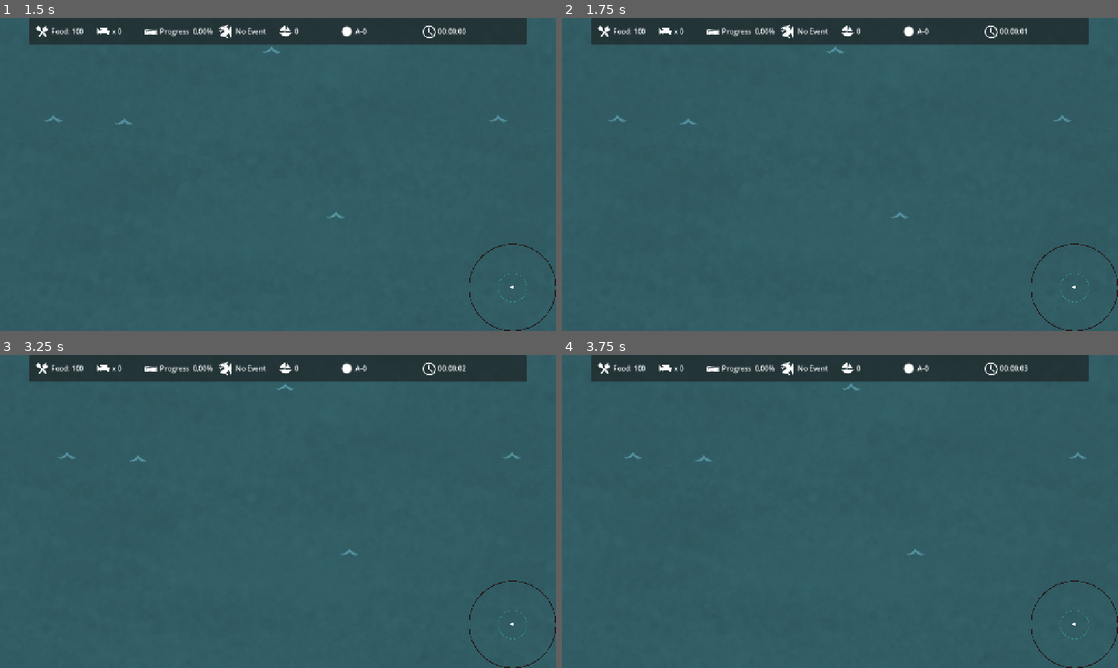
Above: before the commit, frames 1-4 (two rows, left to right).
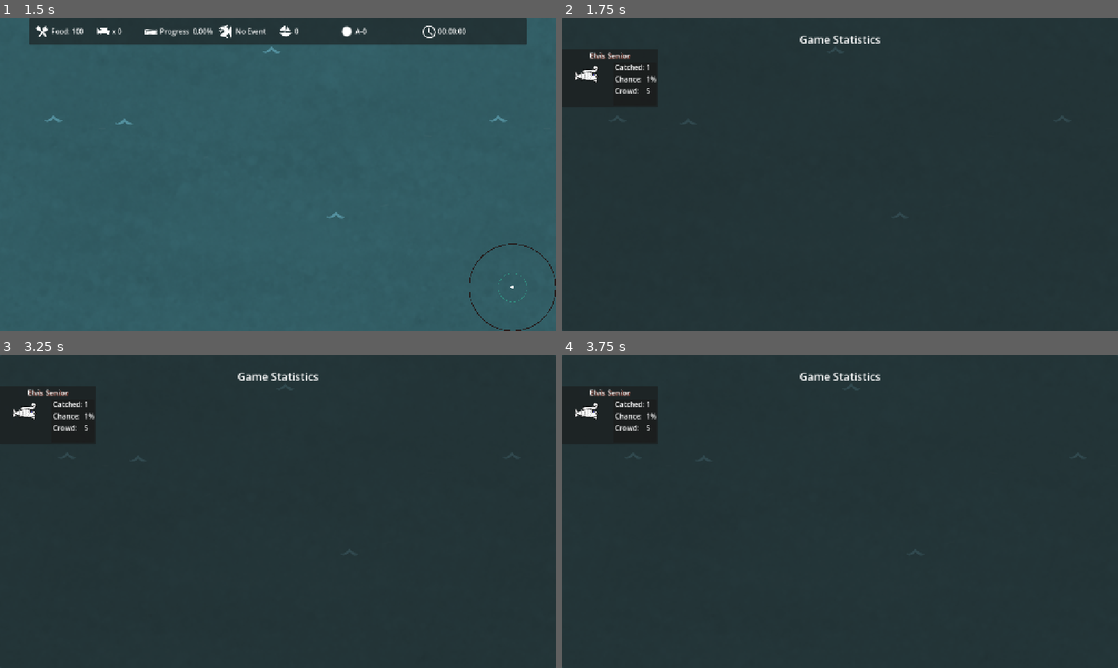
Above: after the commit, the same moments.

Repository: chocolandTV/endless_ocean
Game: Godot game, scene res://scenes/Main.tscn
Same seed, same stepped clock (60 frames per second), same inputs: the game is played once before the commit and once after it.
Inputs:
- Up to frame 1 (1.5 s): click "Start Game" at 0.5 s; hold Right (ui_right) from 1.28 s (still down); hold Space (fishing) from 1.28 s (still down)
- Up to frame 2 (1.75 s): keep holding Right (ui_right); keep holding Space (fishing); tap Tab (statistics, bound only after the commit) at 1.55 s
- Up to frame 3 (3.25 s): tap Enter at 2 s; release Right (ui_right) at 2.03 s; release Space (fishing) at 2.03 s; hold Down (ui_down) 2.03-2.78 s; tap Tab (statistics, bound only after the commit) at 2.1, 3.05 s; tap Space (fishing) at 2.3 s; hold Right (ui_right) from 2.78 s (still down); hold Space (fishing) from 2.78 s (still down)
- Up to frame 4 (3.75 s): release Right (ui_right) at 3.53 s; release Space (fishing) at 3.53 s; hold Up (ui_up) from 3.53 s (still down); tap G (horn) at 3.6 s

Frame 1 is identical in both runs. In frame 2, 93% of the frame differs, in the area x 0-100%, y 0-100%; in frame 3, 93%; in frame 4, 93%.
Error before the commit: Cannot call method 'close' on a null value. (res://scripts/persistent_data.gd:56)
Error after the commit: Invalid access to property or key 'global_position' on a base object of type 'Nil'. (res://scripts/GameState.gd:171)

Commit message:
fish_dex_started

Diff:
--- a/project.godot
+++ b/project.godot
@@ -94,6 +94,11 @@
 , Object(InputEventKey,"resource_local_to_scene":false,"resource_name":"","device":-1,"window_id":0,"alt_pressed":false …(183 unchanged characters)…
 ]
 }
+statistics={
+"deadzone": 0.2,
+"events": [Object(InputEventKey,"resource_local_to_scene":false,"resource_name":"","device":-1,"window_id":0,"alt_pressed":false,"shift_pressed":false,"ctrl_pressed":false,"meta_pressed":false,"pressed":false,"keycode":0,"physical_keycode":4194306,"key_label":0,"unicode":0,"location":0,"echo":false,"script":null)
+]
+}
 
 [layer_names]
 
--- a/scenes/game_scene.tscn
+++ b/scenes/game_scene.tscn
@@ -11,11 +11,11 @@
 [ext_resource type="PackedScene" uid="uid://dvkb5hh7x72vy" path="res://scenes/hud.tscn" id="5_tcjrq"]
 [ext_resource type="Script" uid="uid://dsuyarut6afql" path="res://scripts/endemic_spawner.gd" id="7_tcjrq"]
 [ext_resource type="PackedScene" uid="uid://njxyv0hg7jr3" path="res://scenes/camera_2d.tscn" id="10_mw25s"]
+[ext_resource type="PackedScene" uid="uid://bt4cunp4g0obe" path="res://ui/fish_dex.tscn" id="12_rvs2r"]
 
 [node name="Game_Scene" type="Node2D" unique_id=1318297918]
 script = ExtResource("1_vooo2")
 is_server = false
-testing_local = false
 
 [node name="GameState_Manager" parent="." unique_id=1698828128 node_paths=PackedStringArray("canvas_layer", "sonar_radar") instance=ExtResource("2_mw25s")]
 process_mode = 3
@@ -46,8 +46,11 @@
 
 [node name="Camera2D" parent="." unique_id=100985078 instance=ExtResource("10_mw25s")]
 
-[node name="CanvasLayer" type="CanvasLayer" parent="." unique_id=608729439]
+[node name="CanvasLayer" type="CanvasLayer" parent="." unique_id=608729439 node_paths=PackedStringArray("statistic_menu", "hud_menu", "sonar_menu")]
 script = ExtResource("3_dgsfn")
+statistic_menu = NodePath("Fish_Dex")
+hud_menu = NodePath("HUD")
+sonar_menu = NodePath("Sonar_Radar")
 
 [node name="HUD" parent="CanvasLayer" unique_id=2053066265 node_paths=PackedStringArray("camera") instance=ExtResource("5_tcjrq")]
 mouse_filter = 1
@@ -65,3 +68,6 @@
 grow_horizontal = 0
 grow_vertical = 0
 mouse_filter = 1
+
+[node name="Fish_Dex" parent="CanvasLayer" unique_id=672391781 instance=ExtResource("12_rvs2r")]
+visible = false
--- a/scripts/GameState.gd
+++ b/scripts/GameState.gd
@@ -3,13 +3,14 @@
 ## THIS SCRIPT HANDLES GAMESTATE AND ALL NETWORK REQUEST AND RECEIVES
 # signals
 signal minigame_finished(_result : bool, fish_count : int, time : float)
-
+signal stats_enabled(_value : bool)
 enum GAME_STATE {
     MENU = 0,
     OVERWORLD = 1,
     FISHING = 2,
     BOSS = 3,
-    PAUSED = 4
+    PAUSED = 4,
+    STATS = 5
 }
 @export var canvas_layer : CanvasLayer
 @export var minigame_scene : PackedScene
@@ -33,6 +34,7 @@
 var _is_paused : bool = false
 var _pending_fish_position : Vector2 = Vector2.ZERO
 var _has_pending_fish : bool = false
+var _is_statistic_enabled : bool = false
 #stats
 var stat_total_fish_catched : int = 0
 var stat_total_fish_escaped : int = 0
@@ -57,12 +59,35 @@
     Network.game_state_updated.connect(_on_network_state_updated)
 # input if fishing in overworld is pressed
 func _physics_process(_delta: float) -> void:
-    # handle fishing
-    if Input.is_action_just_pressed("fishing"):
-        on_fishing_button_pressed_in_overworld()
     #handle pause
     if Input.is_action_just_pressed("pause"):
         _pause_game()
+
+    if current_game_state == GAME_STATE.PAUSED:
+        return
+
+    #handle statistic
+    if Input.is_action_just_pressed("statistics"):
+        _is_statistic_enabled = !_is_statistic_enabled
+        _enable_statistic_menu(_is_statistic_enabled)
+
+    # handle fishing
+    if current_game_state == GAME_STATE.STATS:
+        return
+    if Input.is_action_just_pressed("fishing"):
+        on_fishing_button_pressed()
+
+func _enable_statistic_menu(_value: bool) ->void:
+    if current_game_state == GAME_STATE.STATS:
+            set_game_state(GAME_STATE.OVERWORLD)
+        #emit signal to ui
+            stats_enabled.emit(_value)
+    # works only in OVERWORLD
+    elif current_game_state == GAME_STATE.OVERWORLD:
+        if _value:
+            set_game_state(GAME_STATE.STATS)
+            stats_enabled.emit(_value)
+
 func _pause_game() ->void:
     _is_paused = !_is_paused
     if _is_paused:
@@ -94,6 +119,7 @@
     else:
         last_game_state = current_game_state
         current_game_state = GAME_STATE.BOSS
+
 func set_last_game_state() ->void:
     if last_game_state == current_game_state:
         print("error same gamestate")
@@ -103,6 +129,7 @@
     current_game_state = last_game_state
     last_game_state = _temp
     print("set last game_state")
+
 func set_game_state(_gamestate : GAME_STATE)->void:
     if current_game_state == _gamestate:
         return
@@ -130,7 +157,7 @@
 
 #### NETWORK
 #if fishing button is pressed in overworld ->request fishing to start
-func on_fishing_button_pressed_in_overworld() -> void:
+func on_fishing_button_pressed() -> void:
     ############### OVERWORLD STATE
     if current_game_state == GAME_STATE.OVERWORLD:
         if sonar_radar == null:
@@ -181,7 +208,8 @@
 
     _pending_fish_position = fishing_position
     _has_pending_fish = true
-    Network.request_start_fishing.rpc_id(1, fishing_position)
+    if current_game_state == GAME_STATE.OVERWORLD:
+        Network.request_start_fishing.rpc_id(1, fishing_position)
 
 
 #if fishing is finished request to get result
--- a/scripts/game_ui.gd
+++ b/scripts/game_ui.gd
@@ -1,6 +1,8 @@
 extends CanvasLayer
 class_name Game_UI
-
+@export var statistic_menu : Control
+@export var hud_menu : Control
+@export var sonar_menu : Control
 #global class
 static var instance : Game_UI =null
 
@@ -11,11 +13,16 @@
 # Called when the node enters the scene tree for the first time.
 func _ready() -> void:
 	instance  = self
+	Game_State_Manager.instance.stats_enabled.connect(_on_stats_enabled)
+#signal cast on
+func _on_stats_enabled(_bool : bool) ->void:
+	set_statistic_menu(_bool)
 
-
-# Called every frame. 'delta' is the elapsed time since the previous frame.
-func _process(_delta: float) -> void:
-	pass
+### right now without transition
+func set_statistic_menu(_bool : bool) ->void:
+	hud_menu.visible = !_bool
+	sonar_menu.visible  =!_bool
+	statistic_menu.visible = _bool
 
 func set_minigame_ui_instance(_control : Control) ->void:
 	minigame_ui =  _control
--- a/scripts/persistent_data.gd
+++ b/scripts/persistent_data.gd
@@ -53,8 +53,10 @@
     if _loaded_file:
         var _new_data = _loaded_file.get_var()
     #close fileaccess
-    _loaded_file.close()
-    print("Persistent_Data: Game loaded.")
+        _loaded_file.close()
+        print("Persistent_Data: Game loaded.")
+    else:
+        print("There is no Data to Load.")
 
 func reset_game_data() ->void:
     # save game with default settings
--- a/ui/fish_dex.tscn
+++ b/ui/fish_dex.tscn
@@ -1,4 +1,6 @@
 [gd_scene format=3 uid="uid://bt4cunp4g0obe"]
+
+[ext_resource type="PackedScene" uid="uid://dly0o6e4t1pqf" path="res://ui/fish_slot.tscn" id="1_tkcro"]
 
 [sub_resource type="StyleBoxEmpty" id="StyleBoxEmpty_477m3"]
 
@@ -32,9 +34,12 @@
 [node name="Label" type="Label" parent="PanelContainer/MarginContainer/VBoxContainer" unique_id=1195071549]
 layout_mode = 2
 theme_override_font_sizes/font_size = 25
-text = "Fishdex"
+text = "Game Statistics"
 horizontal_alignment = 1
 
 [node name="GridContainer" type="GridContainer" parent="PanelContainer/MarginContainer/VBoxContainer" unique_id=1854567464]
 layout_mode = 2
 columns = 6
+
+[node name="Fish_Slot" parent="PanelContainer/MarginContainer/VBoxContainer/GridContainer" unique_id=766944031 instance=ExtResource("1_tkcro")]
+layout_mode = 2
--- a/ui/fish_slot.tscn
+++ b/ui/fish_slot.tscn
@@ -67,7 +67,7 @@
 
 [node name="Label_Score" type="Label" parent="MarginContainer/VBoxContainer/Header/PanelContainer/MarginContainer/HBoxContainer/Description_and_Value" unique_id=935652769]
 layout_mode = 2
-text = "Score:"
+text = "Crowd:"
 
 [node name="Description_and_Value2" type="VBoxContainer" parent="MarginContainer/VBoxContainer/Header/PanelContainer/MarginContainer/HBoxContainer" unique_id=1119576806]
 layout_mode = 2
Not shown, changed: export_presets.cfg
